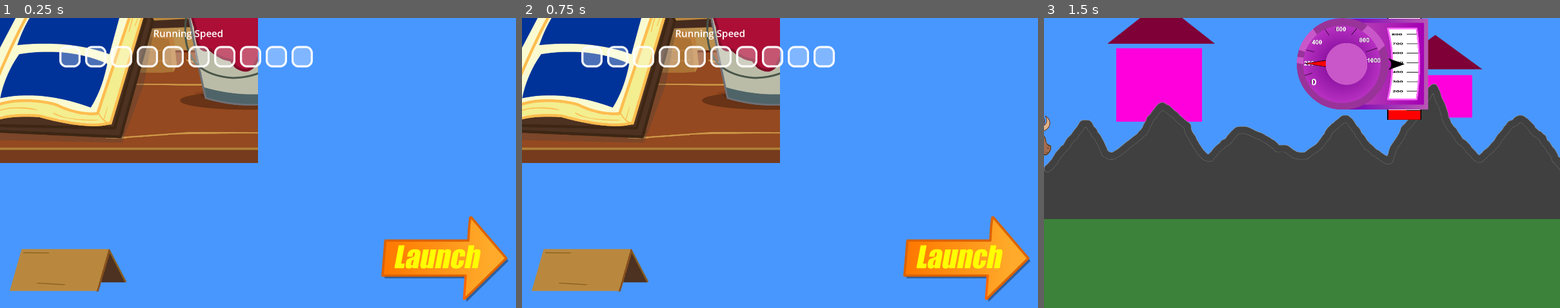
Above: before the commit, frames 1-3 (left to right).
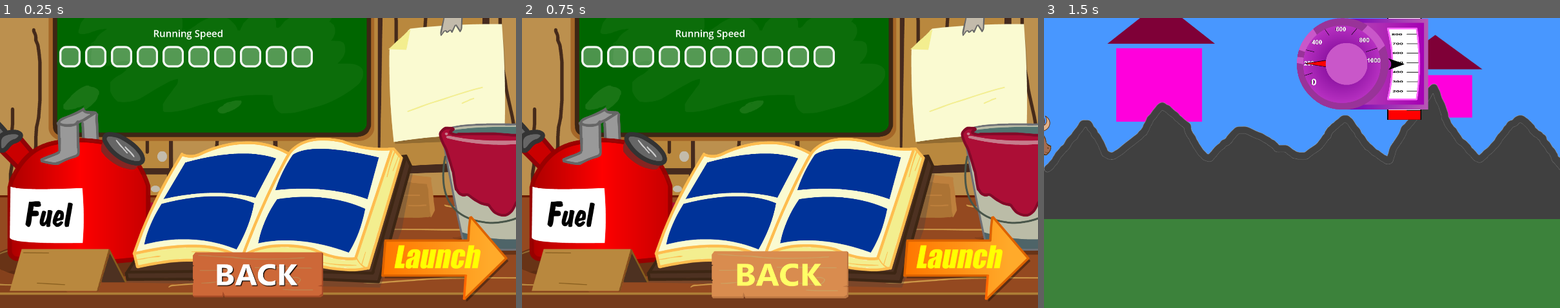
Above: after the commit, the same moments.

Repository: 100-Devs-1-Game/FlightOfHarmony
Game: Godot game, scene res://shop/shop.tscn
Two runs of this game, one before a commit and one after it. Both use one fixed random seed, a clock stepped at 60 frames per second and the inputs below. This scene is started directly instead of the project's main scene.
Inputs (mouse positions are in pixels of both pictures, inside the frame that each line leads up to):
- Up to frame 1 (0.25 s): no input
- Up to frame 2 (0.75 s): click (780, 273) at 0.52 s
- Up to frame 3 (1.5 s): click (1487, 252) at 1.25 s

The runs differ from the first frame. In frame 1, 93% of the frame differs, in the area x 0-100%, y 0-100%; in frame 2, 93%; in frame 3, nothing differs.

Commit message:
Add back button

Diff:
--- a/src/shop/shop.gd
+++ b/src/shop/shop.gd
@@ -1,4 +1,4 @@
-extends Node2D
+extends CanvasLayer
 
 @export var launch_scene: PackedScene
 @export var pony_stats: PonyStats
--- a/src/shop/shop.tscn
+++ b/src/shop/shop.tscn
@@ -11,18 +11,18 @@
 [ext_resource type="Texture2D" uid="uid://bgoxn6pp8g48u" path="res://assets/art/shop/buttons/fuel_buysign_1_pressed.png" id="9_mmyc1"]
 [ext_resource type="Texture2D" uid="uid://b4vuvxkwo2eyi" path="res://assets/art/shop/buttons/fuel_buysign_1_hover.png" id="10_orod7"]
 [ext_resource type="PackedScene" uid="uid://2nwncnt6pa1y" path="res://shop/check_button_row.tscn" id="11_mmyc1"]
+[ext_resource type="Texture2D" uid="uid://ccmslr614nfwt" path="res://assets/art/shop/buttons/back_normal.png" id="11_yrv44"]
+[ext_resource type="Texture2D" uid="uid://bqbp00do5bnud" path="res://assets/art/shop/buttons/back_pressed.png" id="12_pafut"]
+[ext_resource type="Texture2D" uid="uid://bp211m767j4tg" path="res://assets/art/shop/buttons/back_hover.png" id="13_hv745"]
 
-[node name="Shop" type="Node2D"]
+[node name="Shop" type="CanvasLayer"]
 script = ExtResource("1_gy7ao")
 launch_scene = ExtResource("2_2wf2a")
 pony_stats = ExtResource("3_xad5q")
 
 [node name="TextureRect Shop" type="TextureRect" parent="."]
-anchors_preset = 15
-anchor_right = 1.0
-anchor_bottom = 1.0
-grow_horizontal = 2
-grow_vertical = 2
+offset_right = 1920.0
+offset_bottom = 1080.0
 texture = ExtResource("2_q4g17")
 
 [node name="TextureButton Launch" type="TextureButton" parent="."]
@@ -43,6 +43,21 @@
 texture_pressed = ExtResource("9_mmyc1")
 texture_hover = ExtResource("10_orod7")
 
+[node name="TextureButton Back" type="TextureButton" parent="."]
+anchors_preset = 7
+anchor_left = 0.5
+anchor_top = 1.0
+anchor_right = 0.5
+anchor_bottom = 1.0
+offset_left = -275.0
+offset_top = -254.0
+offset_right = 275.0
+grow_horizontal = 2
+grow_vertical = 0
+texture_normal = ExtResource("11_yrv44")
+texture_pressed = ExtResource("12_pafut")
+texture_hover = ExtResource("13_hv745")
+
 [node name="ButtonRow Speed" parent="." instance=ExtResource("11_mmyc1")]
 offset_left = 208.0
 offset_top = 32.0
Binary file added: src/assets/art/shop/buttons/back_hover.png
Not shown, added: src/assets/art/shop/buttons/back_hover.png.import
Binary file added: src/assets/art/shop/buttons/back_normal.png
Not shown, added: src/assets/art/shop/buttons/back_normal.png.import
Binary file added: src/assets/art/shop/buttons/back_pressed.png
Not shown, added: src/assets/art/shop/buttons/back_pressed.png.import
Not shown: 1 places in src/shop/shop.tscn that only renumber resources
